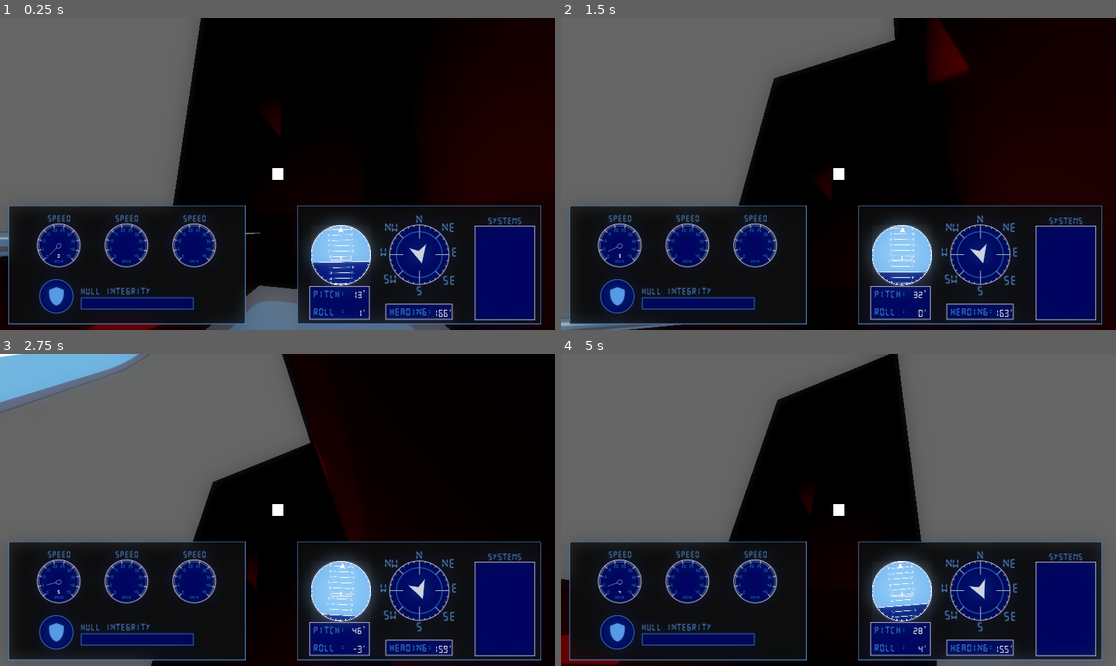
Above: before the commit, frames 1-4 (two rows, left to right).
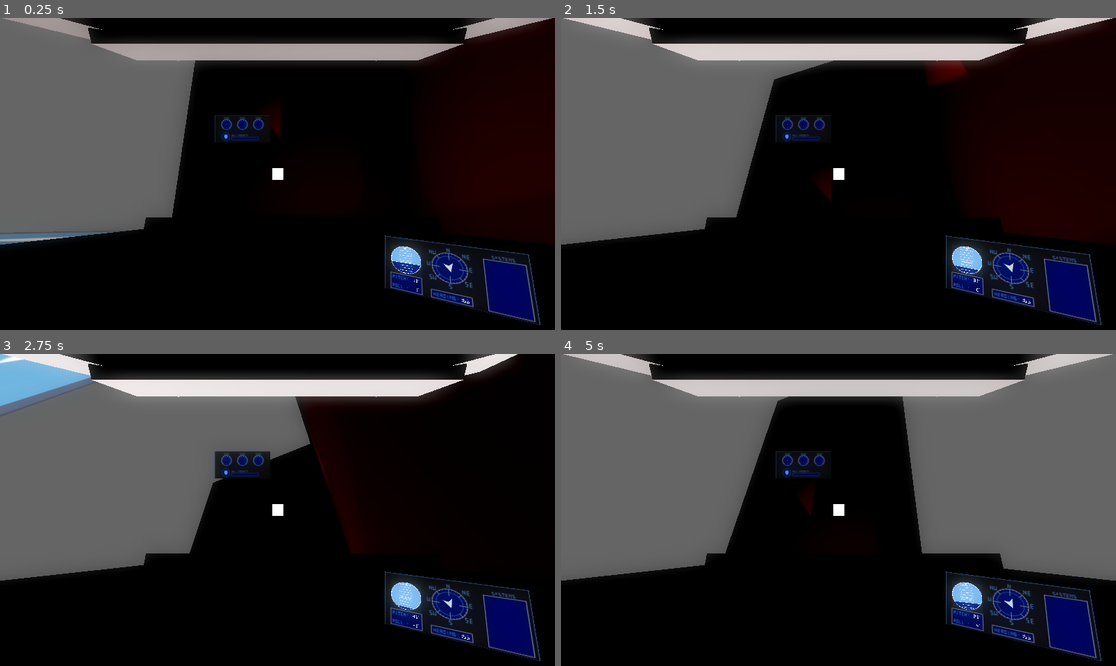
Above: after the commit, the same moments.

Repository: LitheFulminare/Abyssal-Cleaner
Game: Godot game, scene res://Prototyping/Test scene.tscn
Two runs of this game, one before a commit and one after it. Both use one fixed random seed, a clock stepped at 60 frames per second and the inputs below. The engine's default icon, where the game draws it, is replaced by a stand-in: a white triangle on a blue panel in a dark square.
Inputs (mouse positions are in pixels of both pictures, inside the frame that each line leads up to):
- Up to frame 1 (0.25 s): no input
- Up to frame 2 (1.5 s): move the mouse to (960, 158) at 0.52 s; hold D (Right) 0.53-1.28 s; move the mouse to (727, 189) at 1.27 s; hold S (Backwards) from 1.28 s (still down)
- Up to frame 3 (2.75 s): move the mouse to (333, 441) at 2.02 s; release S (Backwards) at 2.03 s; hold D (Right) from 2.03 s (still down)
- Up to frame 4 (5 s): move the mouse to (810, 572) at 2.77 s; release D (Right) at 2.78 s; hold W (Forward) 2.78-3.53 s; move the mouse to (1005, 556) at 3.52 s; hold A (Left) from 3.53 s (still down); move the mouse to (672, 463) at 4.27 s

The runs differ from the first frame. In frame 1, 29% of the frame differs, in the area x 0-100%, y 0-100%; in frame 2, 30%; in frame 3, 30%; in frame 4, 33%.

Commit message:
setup placeholder submarine model

Diff:
--- a/abyssal-cleaner-3d/Player/submarine.tscn
+++ b/abyssal-cleaner-3d/Player/submarine.tscn
@@ -4,6 +4,8 @@
 [ext_resource type="PackedScene" uid="uid://csh3st7qcjppx" path="res://Player/Submarine_HUD.tscn" id="2_k4f85"]
 [ext_resource type="PackedScene" uid="uid://ba7gkhwyineqm" path="res://Player/Screens/Left Screen/left_screen.tscn" id="3_fjnjb"]
 [ext_resource type="PackedScene" uid="uid://r375g63wj4kf" path="res://Player/Screens/Orientation/orientation_screen.tscn" id="3_qvldv"]
+
+[sub_resource type="StandardMaterial3D" id="StandardMaterial3D_fjnjb"]
 
 [node name="Submarine" type="CharacterBody3D" unique_id=478321623 node_paths=PackedStringArray("orientationScreen", "left_screen")]
 transform = Transform3D(1, 0, 0, 0, 0.99999994, 0, 0, 0, 0.99999994, 0, 0, 0)
@@ -12,13 +14,49 @@
 left_screen = NodePath("Left Screen")
 
 [node name="Orientation Screen" parent="." unique_id=578651837 instance=ExtResource("3_qvldv")]
-transform = Transform3D(0.03, 0, 0, 0, 0.029999994, 0, 0, 0, 0.029999994, 0.50173676, -0.32144424, -0.7198048)
+transform = Transform3D(0.008752043, 0.0014190245, -0.004624723, 0, 0.009560088, 0.002933365, 0.004837531, -0.0025672938, 0.008367032, 0.4334602, -0.1003875, -0.34436214)
 
 [node name="Left Screen" parent="." unique_id=1774698677 instance=ExtResource("3_fjnjb")]
-transform = Transform3D(0.03, 0, 0, 0, 0.02999999, 0, 0, 0, 0.02999999, -0.5330544, -0.32144418, -0.7198047)
+transform = Transform3D(0.03, 0, 0, 0, 0.029999986, 0, 0, 0, 0.029999986, -0.5330544, 0.8326686, -2.914217)
 
 [node name="CanvasLayer" type="CanvasLayer" parent="." unique_id=406979246]
 
 [node name="SubmarineHud" parent="CanvasLayer" unique_id=310598664 instance=ExtResource("2_k4f85")]
 
 [node name="Camera3D" type="Camera3D" parent="." unique_id=1683836420]
+transform = Transform3D(1, 0, 0, 0, 1, 0, 0, 0, 1, 0, 0.14858024, 0.16765696)
+
+[node name="Floor" type="CSGBox3D" parent="." unique_id=291406200]
+transform = Transform3D(1, 0, 0, 0, 0.99999046, 0, 0, 0, 0.99999046, 0, -0.4162597, 0)
+size = Vector3(1, 0.16748047, 1)
+material = SubResource("StandardMaterial3D_fjnjb")
+
+[node name="Front Panel" type="CSGBox3D" parent="." unique_id=1972463630]
+transform = Transform3D(1, 0, 0, 0, 0.9559841, 0.29333094, 0, -0.29333094, 0.9559841, 0.046561524, -0.2032668, -0.49249876)
+size = Vector3(0.90966797, 0.39819336, 0.18359375)
+material = SubResource("StandardMaterial3D_fjnjb")
+
+[node name="Front Panel5" type="CSGBox3D" parent="." unique_id=176812037]
+transform = Transform3D(1, 0, 0, 0, 0.95577496, -0.29403478, 0, 0.29403478, 0.95577496, 0, 0.7156278, -0.40819898)
+size = Vector3(1, 0.39819336, 0.18359375)
+material = SubResource("StandardMaterial3D_fjnjb")
+
+[node name="Right Panel" type="CSGBox3D" parent="." unique_id=1935539472]
+transform = Transform3D(0.8752029, 0.14189889, -0.46245962, 0, 0.9559709, 0.29332432, 0.48375294, -0.25671792, 0.8366677, 0.58998966, -0.2254487, -0.32850558)
+size = Vector3(0.6479492, 0.39819336, 0.18359375)
+material = SubResource("StandardMaterial3D_fjnjb")
+
+[node name="Front Panel6" type="CSGBox3D" parent="." unique_id=993097510]
+transform = Transform3D(0.87546325, -0.14209878, -0.4618996, 0, 0.9557545, -0.29402864, 0.4832816, 0.25741148, 0.8367297, 0.59, 0.746, -0.329)
+size = Vector3(0.6479492, 0.39819336, 0.18359375)
+material = SubResource("StandardMaterial3D_fjnjb")
+
+[node name="Front Panel3" type="CSGBox3D" parent="." unique_id=344636657]
+transform = Transform3D(0.87546325, -0.1420988, 0.46189967, 0, 0.95575464, 0.2940287, -0.4832816, -0.25741154, 0.8367298, -0.5922287, -0.2254487, -0.32850558)
+size = Vector3(0.6479492, 0.39819336, 0.18359375)
+material = SubResource("StandardMaterial3D_fjnjb")
+
+[node name="Front Panel4" type="CSGBox3D" parent="." unique_id=1531444582]
+transform = Transform3D(0.87546325, 0.14209878, 0.46189964, 0, 0.9557543, -0.29402855, -0.4832815, 0.25741136, 0.83672947, -0.592, 0.74618787, -0.3289999)
+size = Vector3(0.6479492, 0.39819336, 0.18359375)
+material = SubResource("StandardMaterial3D_fjnjb")
